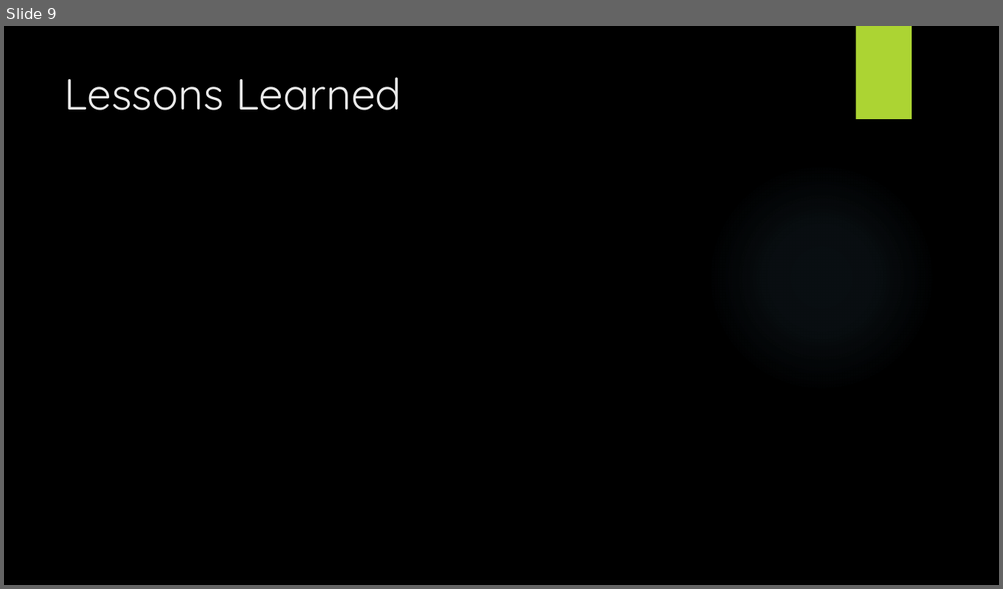
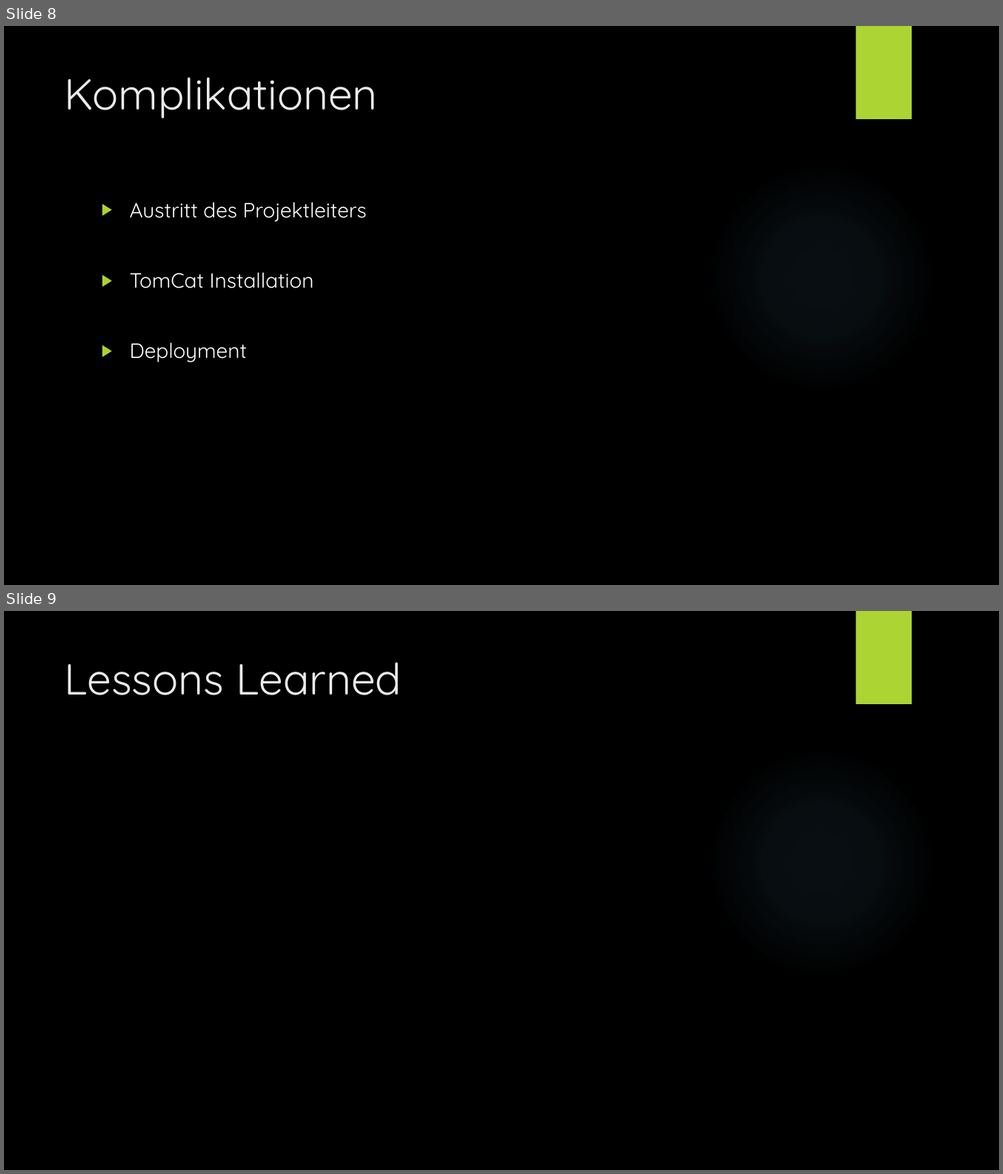
Before and after one commit to lucakuendig/INM21_Group_B, a slide deck: 06_Praesentation/Praesentation_Mangel_Manager.pptx. Shown one above the other, each under a label of ours: slide 9 before the commit, slides 8 and 9 after it. The pictures are 1003x589 and 1003x1174 pixels, drawn with LibreOffice and Linux fonts; fonts in the diff are those of the drawing; background and template pictures are left out. Boxes give left, top, right and bottom in pixels: in the first picture for what was removed or moved away, otherwise in the second. Text is boxed around its words. In the diff, an @@ line names an element or a change of style, - is before the commit and + after.

```diff
--- a/06_Praesentation/Praesentation_Mangel_Manager.pptx
+++ b/06_Praesentation/Praesentation_Mangel_Manager.pptx
@@ slide 8 added at (4, 26, 999, 585), background picture (left out); not listed: 2 template elements that a slide beside it also shows @@
@@ title added at (64, 77, 377, 118), 42 pt, text #EBEBEB @@
+Komplikationen
@@ text added at (130, 202, 367, 363), 20 pt, text #FFFFFF @@
+▶ Austritt des Projektleiters
+▶ TomCat Installation
+▶ Deployment
```
Also in this commit, not shown: 7 slides changed, 5 other slides added, 2 slides removed.
